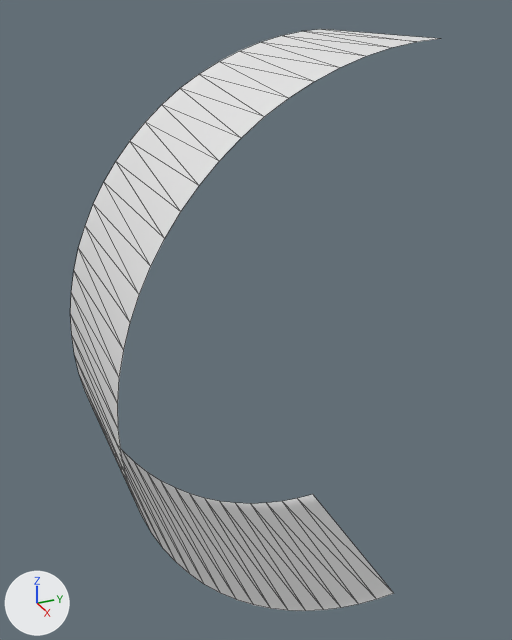
A saved change to the FBX model ZomZom/Assets/JAM/Wheels/Wheel2D.fbx.
Before and after are seen from a 50 mm lens placed at (0.997, -0.667, 0.552), pointed at (-0.009, -0.214, 0.049). Every picture has the same lights, and +X, +Y and +Z are marked at lower left. Mesh edges are drawn as thin lines. Where no turn or scale is listed for an object, it has been applied to the vertices.

The first picture shows 'Wheel'.
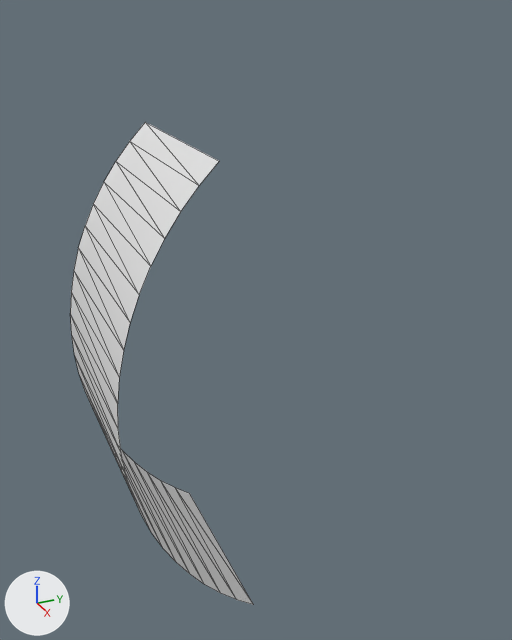
What differs and where, as boxes [x1, y1, x2, y2] in the pictures (512 x 640 px):
'Wheel', reshaped (50% narrower, 17% shorter)
    before: [70, 29, 439, 611]
    after: [70, 122, 253, 605]
part 1 of me_mesh, deleted
    before: [146, 29, 439, 161]
part 2 of me_mesh, deleted
    before: [190, 494, 394, 611]

Diff of the bpy script that builds the scene:
```diff
--- a/ZomZom/Assets/JAM/Wheels/Wheel2D.fbx.py
+++ b/ZomZom/Assets/JAM/Wheels/Wheel2D.fbx.py
@@ me_mesh @@
 # used by ob_wheel; location = (0.0, 0.0, 0.0)
-me_mesh.from_pydata(...)  # 80 vertices, 78 faces; spans x -0.165..0.165, y -0.5..0.0, z -0.5..0.5
+me_mesh.from_pydata(...)  # 46 vertices, 44 faces; spans x -0.165..0.165, y -0.5..-0.297, z -0.402..0.364
+# me_mesh part 1
+# 18 vertices are removed from x -0.165..0.165, y -0.313..-0.02, z 0.39..0.5
+# 18 faces are deleted
+# me_mesh part 2
+# 16 vertices are removed from x -0.165..0.165, y -0.264..0.0, z -0.5..-0.424
+# 16 faces are deleted
```
